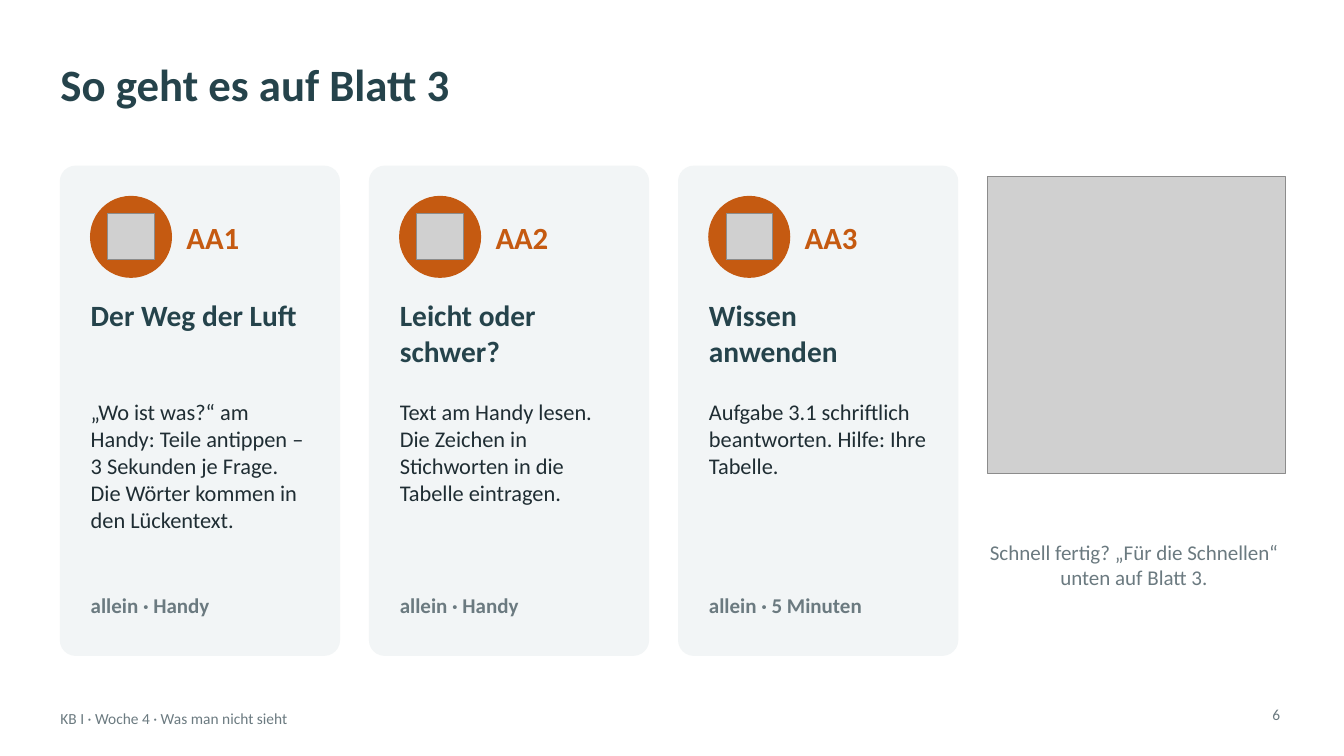
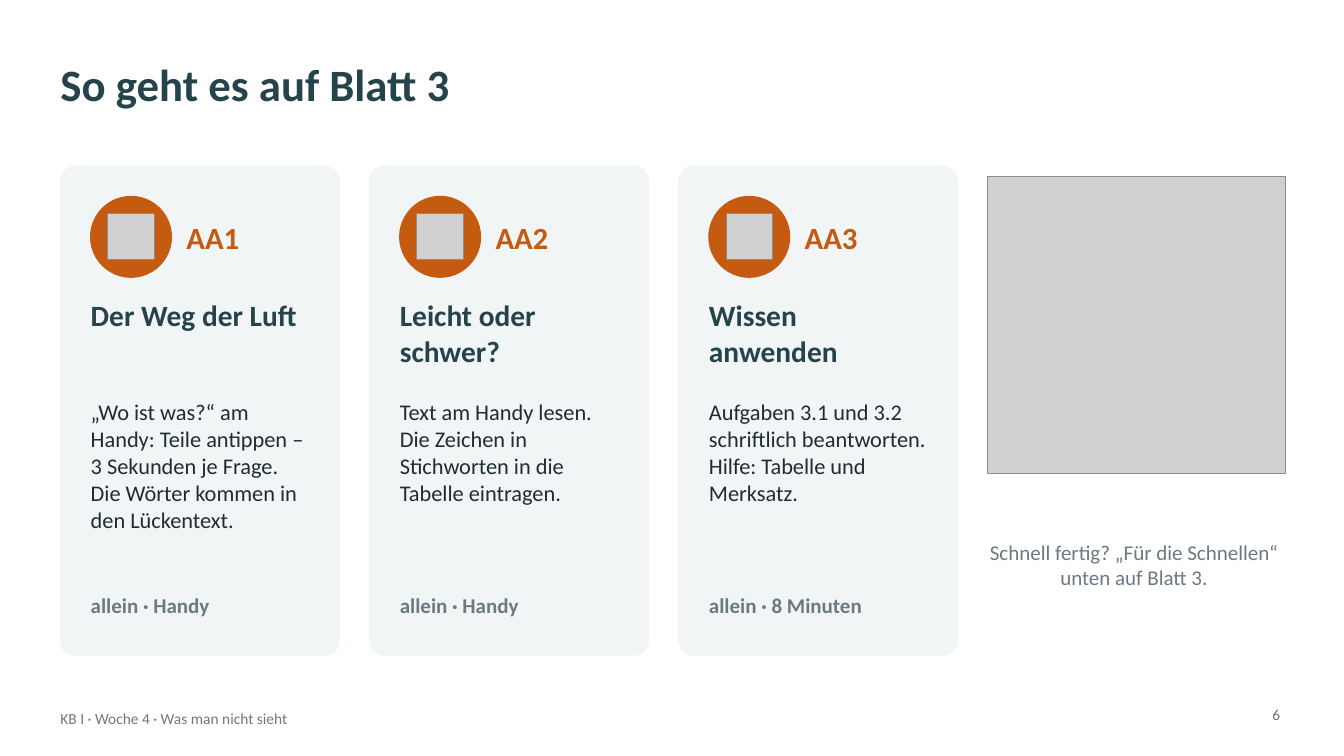
Before and after one commit to klawittersven-arch/3BFP2-kb1-notfall, a slide deck: slide 6 of arbeitsblatt/KB1_W4_Praesentation_3_Gelenkstelle_Atemwege.pptx. Drawn at 1344x756 pixels with LibreOffice and Linux fonts; fonts in the diff are those of the drawing; grey boxes stand for pictures; background and template pictures are left out. Boxes give left, top, right and bottom in pixels: in the first picture for what was removed or moved away, otherwise in the second. Text is boxed around its words. In the diff, an @@ line names an element or a change of style, - is before the commit and + after.

```diff
--- a/arbeitsblatt/KB1_W4_Praesentation_3_Gelenkstelle_Atemwege.pptx
+++ b/arbeitsblatt/KB1_W4_Praesentation_3_Gelenkstelle_Atemwege.pptx
@@ text at [709,404,926,501]: text changed @@
-Aufgabe 3.1 schriftlich beantworten. Hilfe: Ihre Tabelle.
+Aufgaben 3.1 und 3.2 schriftlich beantworten. Hilfe: Tabelle und Merksatz.
@@ text at [709,598,862,613]: text changed @@
-allein · 5 Minuten
+allein · 8 Minuten
```
Also in this commit, not shown: 19 other files.
